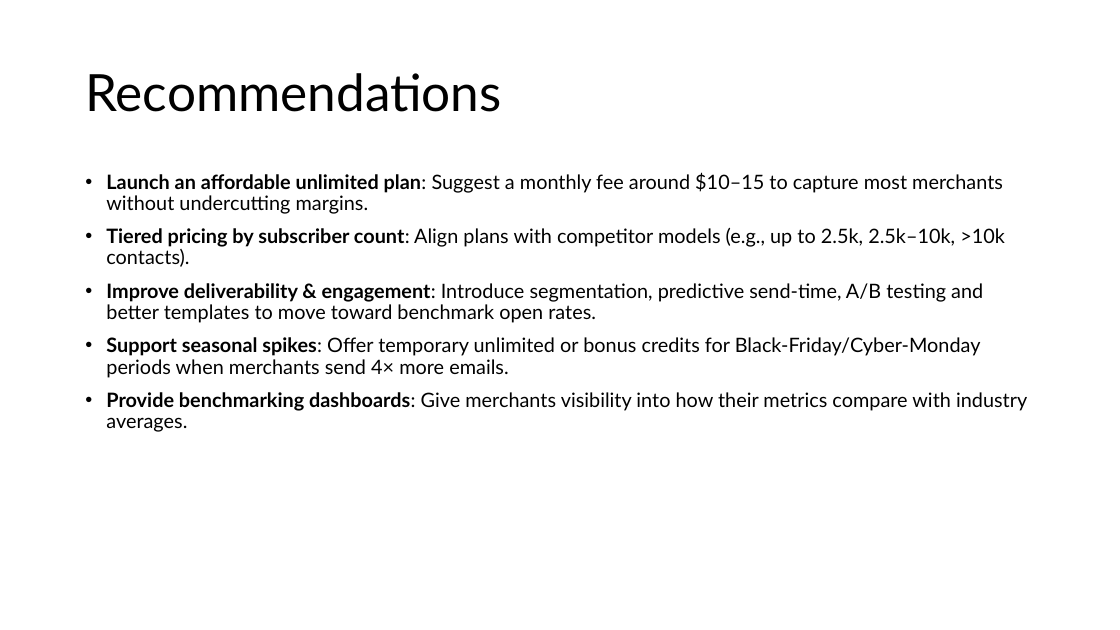
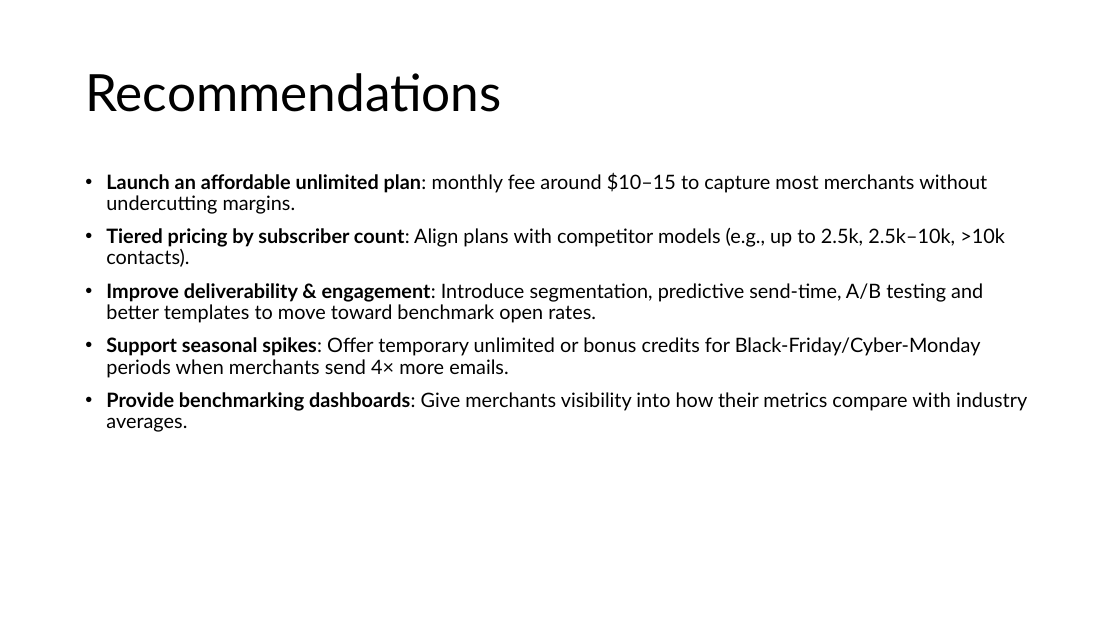
Before and after one commit to daveqwerty1007/ShopifyProject, a slide deck: slide 6 of pre_draft.pptx. Drawn at 1120x630 pixels with LibreOffice and Linux fonts; fonts in the diff are those of the drawing. Boxes give left, top, right and bottom in pixels: in the first picture for what was removed or moved away, otherwise in the second. Text is boxed around its words. In the diff, an @@ line names an element or a change of style, - is before the commit and + after.

```diff
--- a/pre_draft.pptx
+++ b/pre_draft.pptx
@@ text at bbox=[106, 172, 987, 214]: text changed @@
-• Launch an affordable unlimited plan: Suggest a monthly fee around $10–15 to capture most merchants without undercutting margins.
+• Launch an affordable unlimited plan: monthly fee around $10–15 to capture most merchants without undercutting margins.
```
Also in this commit, not shown: 1 other slide changed, 5 other files.
